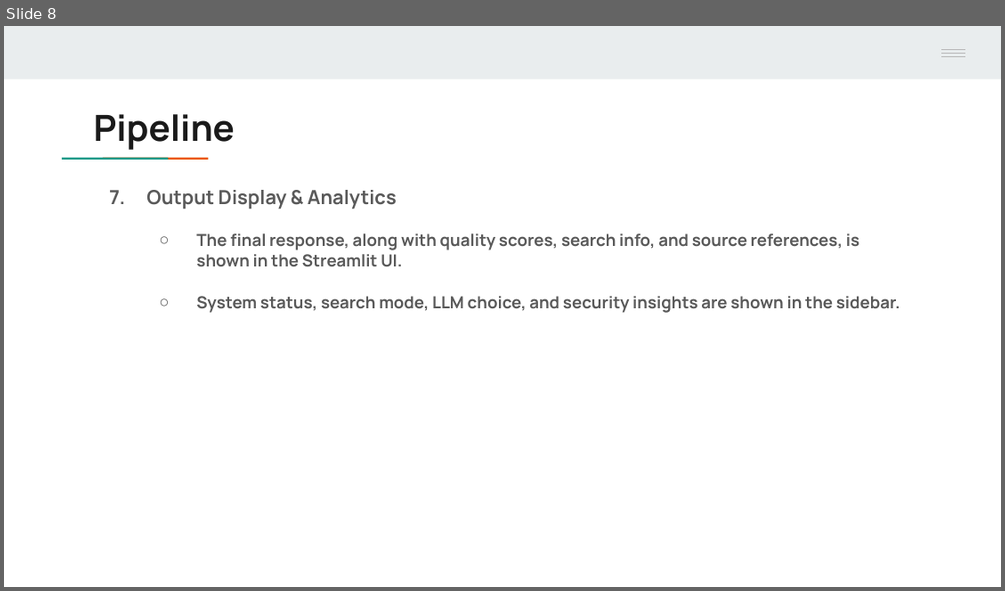
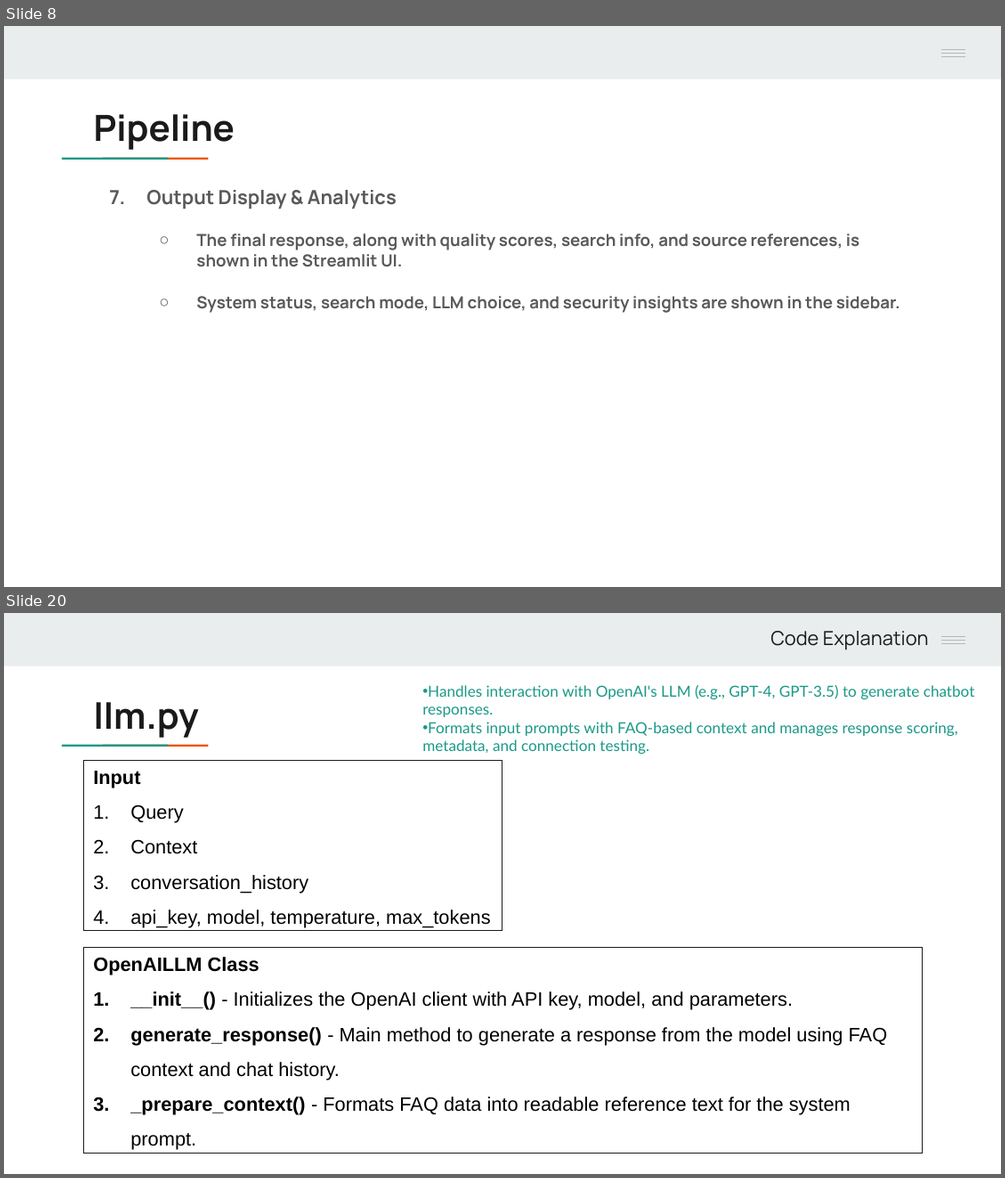
Before and after one commit to handamn/Nawatech-Machine_Learning_Engineer, a slide deck: task_2/Case2 Presentation.pptx. Shown one above the other, each under a label of ours: slide 8 before the commit, slides 8 and 20 after it; the slides between them are not shown. The pictures are 1005x591 and 1005x1178 pixels, drawn with LibreOffice and Linux fonts; fonts in the diff are those of the drawing. Boxes give left, top, right and bottom in pixels: in the first picture for what was removed or moved away, otherwise in the second. Text is boxed around its words. In the diff, an @@ line names an element or a change of style, - is before the commit and + after.

```diff
--- a/task_2/Case2 Presentation.pptx
+++ b/task_2/Case2 Presentation.pptx
@@ slide 20 added at <box>4,613,1001,1174</box>, background #FFFFFF; not listed: 7 template elements that a slide beside it also shows @@
@@ text added at <box>770,631,929,650</box>, 14 pt, text #1A1A1A @@
+Code Explanation
@@ text added at <box>422,685,975,754</box>, 11 pt, text #1A9988 @@
+• Handles interaction with OpenAI's LLM (e.g., GPT-4, GPT-3.5) to generate chatbot responses.
+• Formats input prompts with FAQ-based context and manages response scoring, metadata, and connection testing.
@@ title added at <box>94,702,199,738</box>, 26 pt, text #1A1A1A, bold @@
+llm.py
@@ rectangle added at <box>84,761,502,931</box>, outline #1A1A1A 0.75 pt, 14 pt, text #000000 @@
+Input
+1. Query
+2. Context
+3. conversation_history
+4. api_key, model, temperature, max_tokens
@@ rectangle added at <box>84,947,922,1152</box>, outline #1A1A1A 0.75 pt, 14 pt, text #000000 @@
+OpenAILLM Class
+1. __init__() - Initializes the OpenAI client with API key, model, and parameters.
+2. generate_response() - Main method to generate a response from the model using FAQ context and chat history.
+3. _prepare_context() - Formats FAQ data into readable reference text for the system prompt.
```
Also in this commit, not shown: 2 slides changed, 27 other slides added, 1 slide removed, 1 other file.
